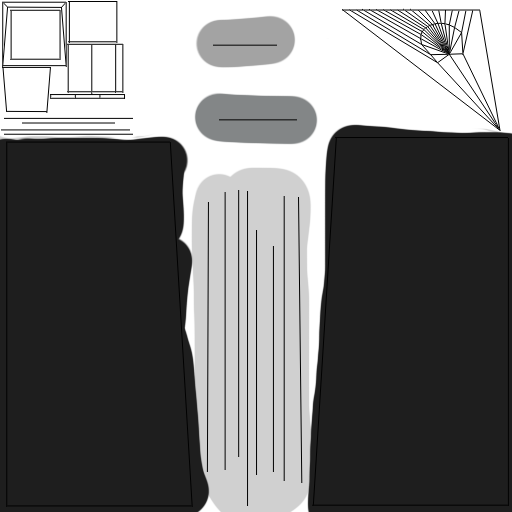
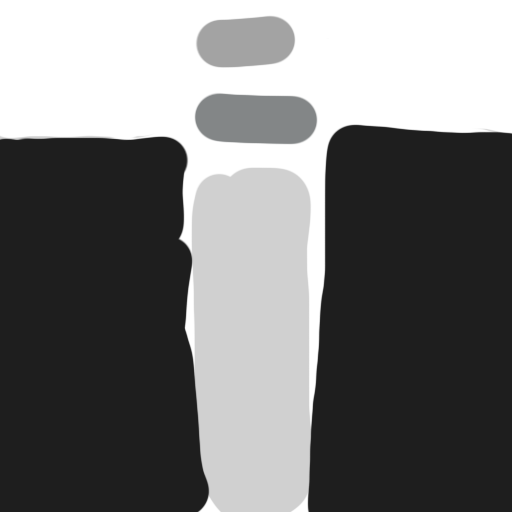
Two versions of the same layered image (512 × 512). Layer-by-layer changes:
hid "UV" over (1, 1, 509, 507)
